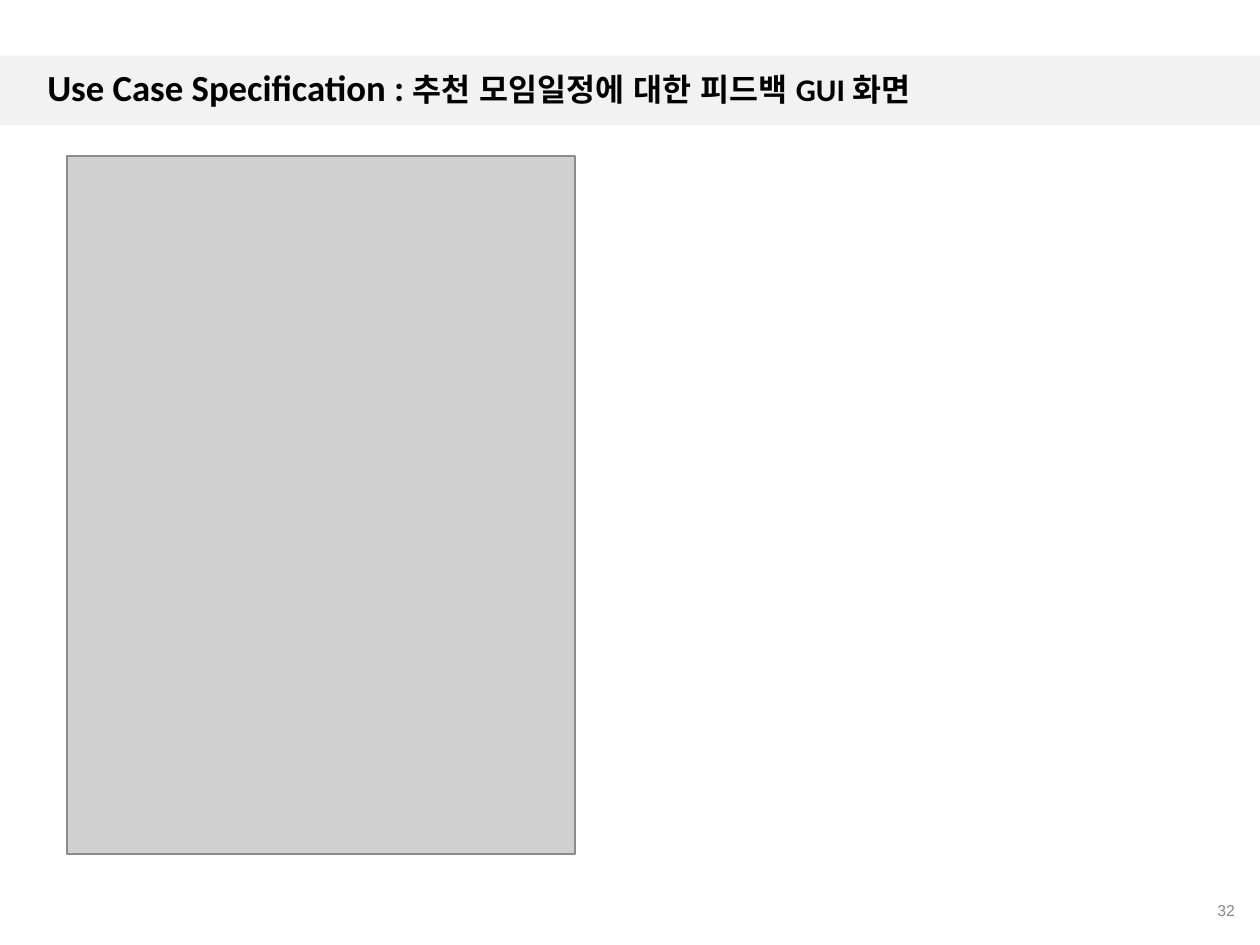
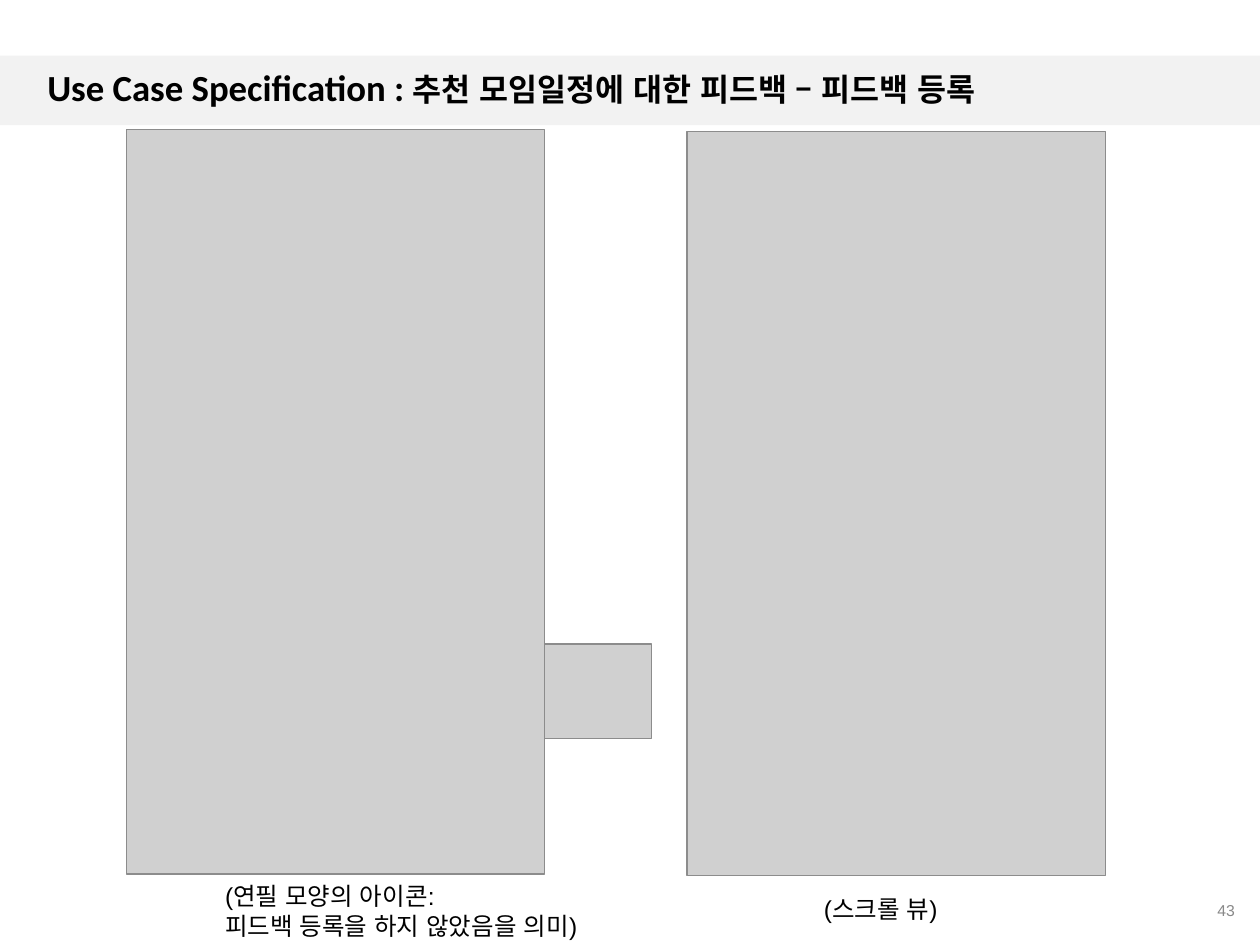
Before and after one commit to 7hong13/FillingGood, a slide deck: slide 43 of SRS/1.3/4팀_일정추천앱_UC_Spec_1.3.pptx (slide 32 before the commit). Drawn at 1260x945 pixels with LibreOffice and Linux fonts; fonts in the diff are those of the drawing; grey boxes stand for pictures; background and template pictures are left out. Boxes give left, top, right and bottom in pixels: in the first picture for what was removed or moved away, otherwise in the second. Text is boxed around its words. In the diff, an @@ line names an element or a change of style, - is before the commit and + after.

```diff
--- a/SRS/1.3/4팀_일정추천앱_UC_Spec_1.3.pptx
+++ b/SRS/1.3/4팀_일정추천앱_UC_Spec_1.3.pptx
@@ title at (47, 74, 975, 107): text changed @@
-Use Case Specification : 추천 모임일정에 대한 피드백 GUI 화면
+Use Case Specification : 추천 모임일정에 대한 피드백 – 피드백 등록
@@ picture: place and size @@
-picture at (67, 156, 575, 854)
+picture at (126, 130, 544, 874)
@@ picture added at (687, 131, 1105, 876) @@
@@ picture added at (544, 644, 651, 738) @@
@@ text added at (225, 884, 577, 940), 14 pt, text #000000 @@
+(연필 모양의 아이콘:
+피드백 등록을 하지 않았음을 의미)
@@ text added at (824, 898, 938, 923), 14 pt, text #000000 @@
+(스크롤 뷰)
@@ page number at (1217, 905, 1235, 916): text changed @@
-32
+43
```
Also in this commit, not shown: 25 other slides changed, 15 slides added, 6 other files.
